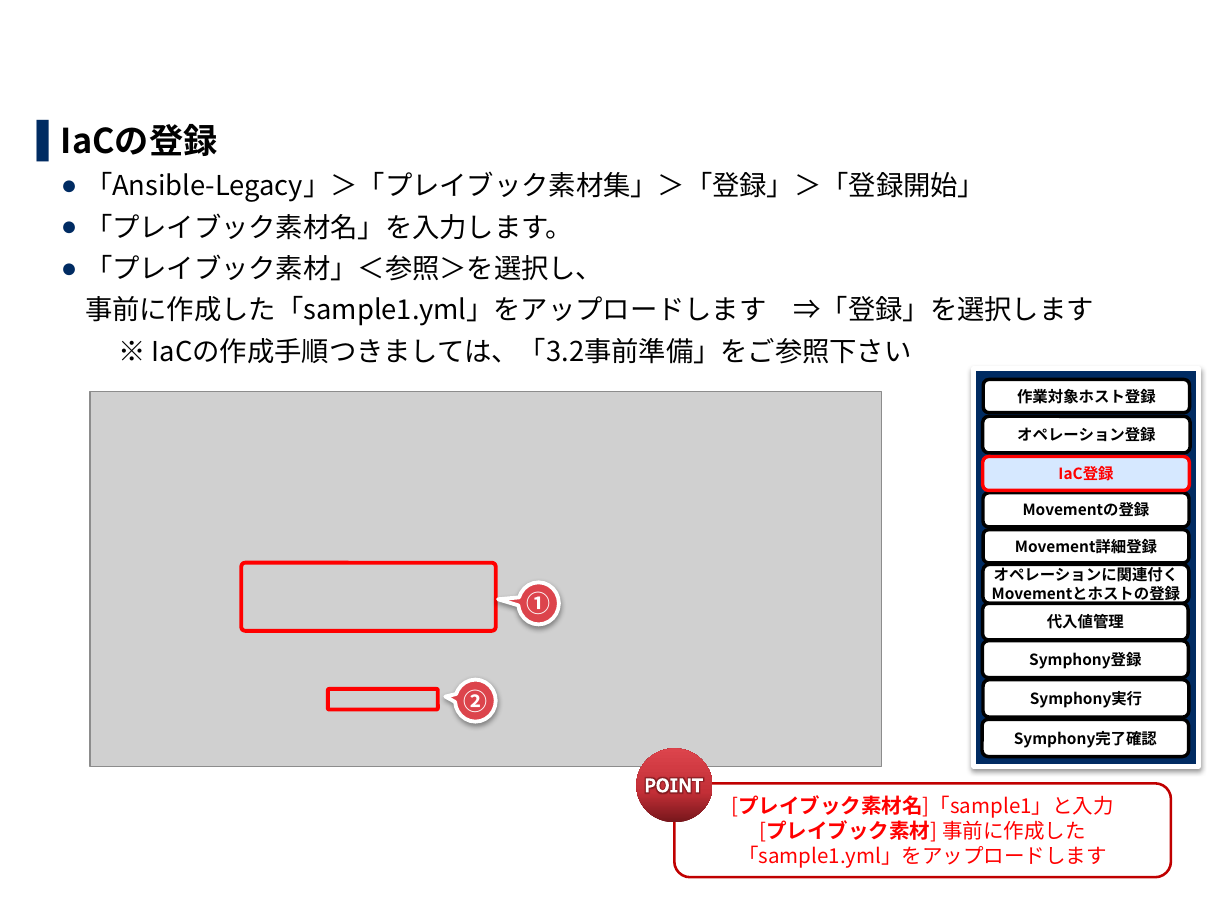
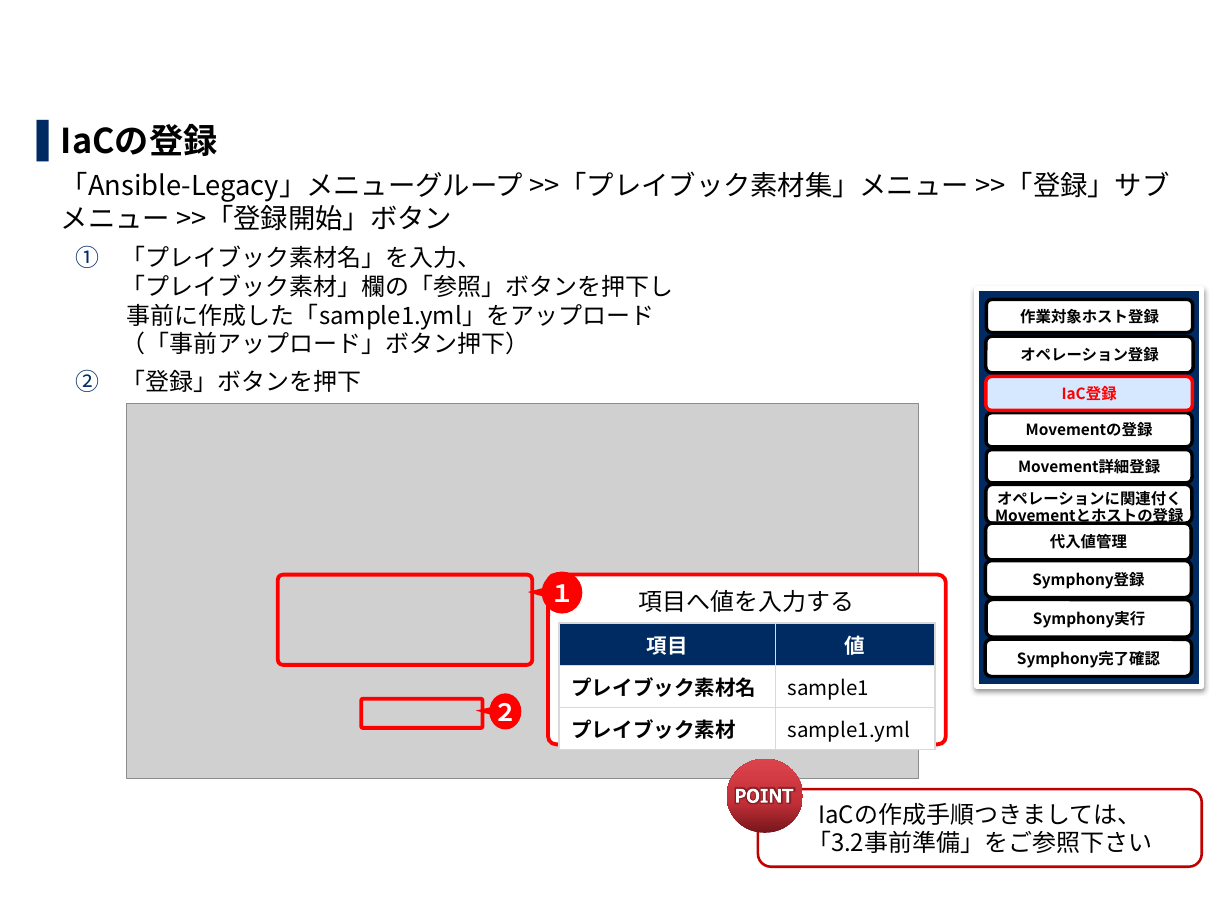
Before and after one commit to exastro-suite/it-automation-docs, a slide deck: slide 20 of asset/Learn_ja/ITA-base_practice_ja.pptx. Drawn at 1232x924 pixels with LibreOffice and Linux fonts; fonts in the diff are those of the drawing; grey boxes stand for pictures; background and template pictures are left out. Boxes give left, top, right and bottom in pixels: in the first picture for what was removed or moved away, otherwise in the second. Text is boxed around its words. In the diff, an @@ line names an element or a change of style, - is before the commit and + after.

Commit message:
modified:   ITA-Ansible-Driver_ja.pdf 	new file:   ITA-Ansible-Driver_ja.pptx 	new file:   ITA-base_classroom_lecture_ja.pdf 	new file:   ITA-base_classroom_lecture_ja.pptx 	modified:   ITA-base_practice_ja.pdf 	modified:   ITA-base_practice_ja.pptx 	deleted:    "ITA-Ansible-Driver_ja _\345\272\247\345\255\246.pptx" 	deleted:    ITA-base_classroom lecture_ja.pdf 	deleted:    ITA-base_classroom lecture_ja.pptx

```diff
--- a/asset/Learn_ja/ITA-base_practice_ja.pptx
+++ b/asset/Learn_ja/ITA-base_practice_ja.pptx
@@ text at <box>61,172,1169,392</box>: text changed; size 16 to 14 pt @@
-  ● 「Ansible-Legacy」＞「プレイブック素材集」＞「登録」＞「登録開始」
-  ● 「プレイブック素材名」を入力します。
-  ● 「プレイブック素材」＜参照＞を選択し、
-  事前に作成した「sample1.yml」をアップロードします ⇒「登録」を選択します
-※ IaCの作成手順つきましては、「3.2事前準備」をご参照下さい
+  「Ansible-Legacy」メニューグループ >>「プレイブック素材集」メニュー >>「登録」サブメニュー >>「登録開始」ボタン
+    1. 「プレイブック素材名」を入力、
+       「プレイブック素材」欄の「参照」ボタンを押下し
+       事前に作成した「sample1.yml」をアップロード
+       （「事前アップロード」ボタン押下）
+    2. 「登録」ボタンを押下
@@ 9 rounded rectangles, 1 rectangle: place and size @@
-9 rounded rectangles, 1 rectangle at <box>973,368,1198,766</box>
+9 rounded rectangles, 1 rectangle at <box>977,288,1201,686</box>
@@ picture: place and size @@
-picture at <box>90,392,882,766</box>
+picture at <box>127,404,919,779</box>
@@ rounded rectangle added at <box>986,484,1191,524</box>, fill #FFFFFF, outline #000000 2 pt @@
@@ rounded rectangle "オペレーションに関連付く": place and size @@
-rounded rectangle "オペレーションに関連付く" at <box>983,564,1189,604</box>
+rounded rectangle "オペレーションに関連付く" at <box>987,488,1193,527</box>
@@ rounded rectangle "オペレーションに関連付く" at <box>987,488,1193,527</box>: line spacing 1 to 10.4pt; fill #FFFFFF to none; outline #000000 2 pt to none @@
@@ rounded rectangle: place and size @@
-rounded rectangle at <box>241,563,496,631</box>
+rounded rectangle at <box>277,574,532,664</box>
@@ speech bubble "１": place and size @@
-speech bubble "１" at <box>519,583,559,625</box>
+speech bubble "１" at <box>542,572,583,614</box>
@@ speech bubble "１" at <box>542,572,583,614</box>: fill #DC444C to #FF0000; outline #FFFFFF 2.25 pt to none; shadow off; proportions changed @@
@@ rounded rectangle added at <box>548,574,946,744</box>, fill #FFFFFF, outline #FF0000 2.25 pt, 14 pt, text #000000 @@
+項目へ値を入力する
@@ text in speech bubble at <box>550,584,574,602</box>: text changed @@
-①
+１
@@ table added at <box>559,623,935,746</box>, 3 rows, 2 columns @@
+項目 | 値
+プレイブック素材名 | sample1
+プレイブック素材 | sample1.yml
@@ rounded rectangle: place and size @@
-rounded rectangle at <box>328,689,437,710</box>
+rounded rectangle at <box>361,699,482,728</box>
@@ speech bubble "２" at <box>489,694,521,729</box>: fill #DC444C to #FF0000; outline #FFFFFF 2.25 pt to none; shadow off; proportions changed @@
@@ speech bubble "２": place and size @@
-speech bubble "２" at <box>455,680,495,722</box>
+speech bubble "２" at <box>489,694,521,729</box>
@@ text in speech bubble at <box>493,696,517,727</box>: text changed @@
-②
+２
@@ ellipse: place and size @@
-ellipse at <box>636,748,712,822</box>
+ellipse at <box>727,759,803,833</box>
@@ freeform shape: place and size @@
-freeform shape at <box>646,779,702,793</box>
+freeform shape at <box>737,788,793,803</box>
@@ rounded rectangle "IaCの作成手順つきましては、": place and size @@
-rounded rectangle "IaCの作成手順つきましては、" at <box>674,784,1170,877</box>
+rounded rectangle "IaCの作成手順つきましては、" at <box>758,790,1201,867</box>
@@ text in rounded rectangle at <box>807,803,1152,853</box>: text changed; size 12 to 14 pt; text colour #FF0000 to #000000 @@
-[プレイブック素材名]「sample1」と入力
-[プレイブック素材] 事前に作成した
-「sample1.yml」をアップロードします
+IaCの作成手順つきましては、
+「3.2事前準備」をご参照下さい
```
Also in this commit, not shown: 24 other slides changed, 5 other files.
